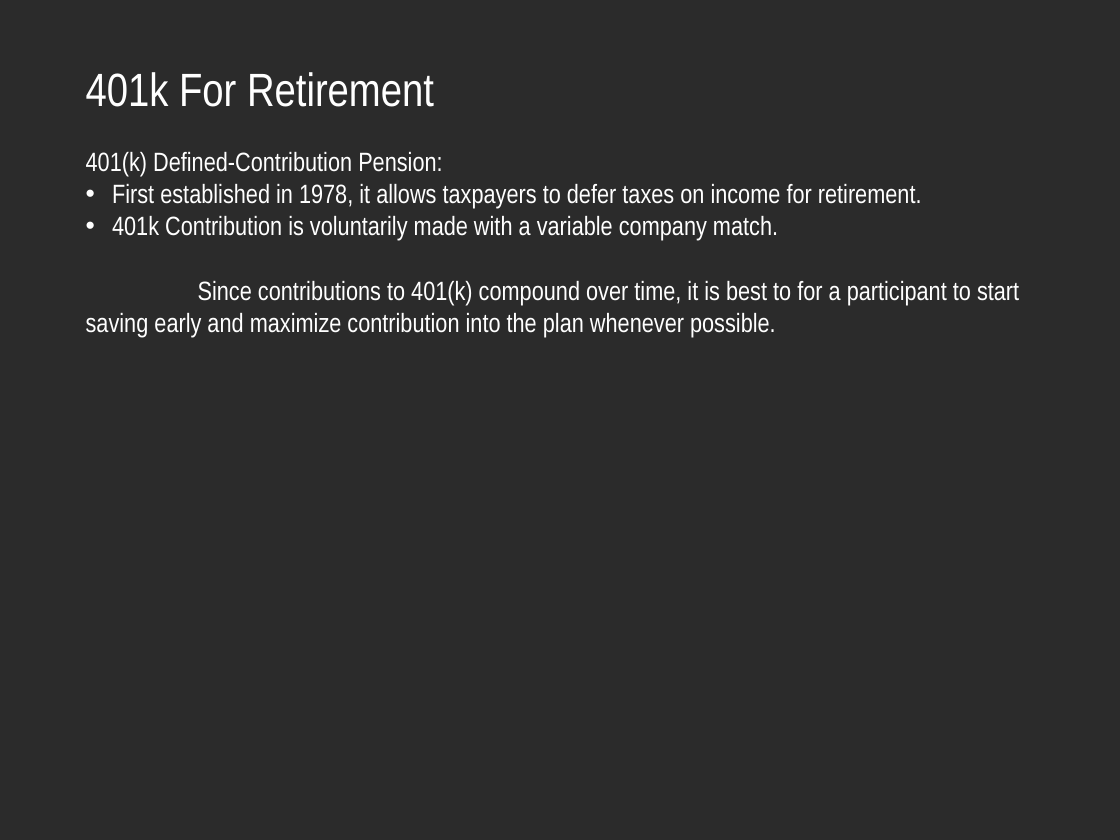
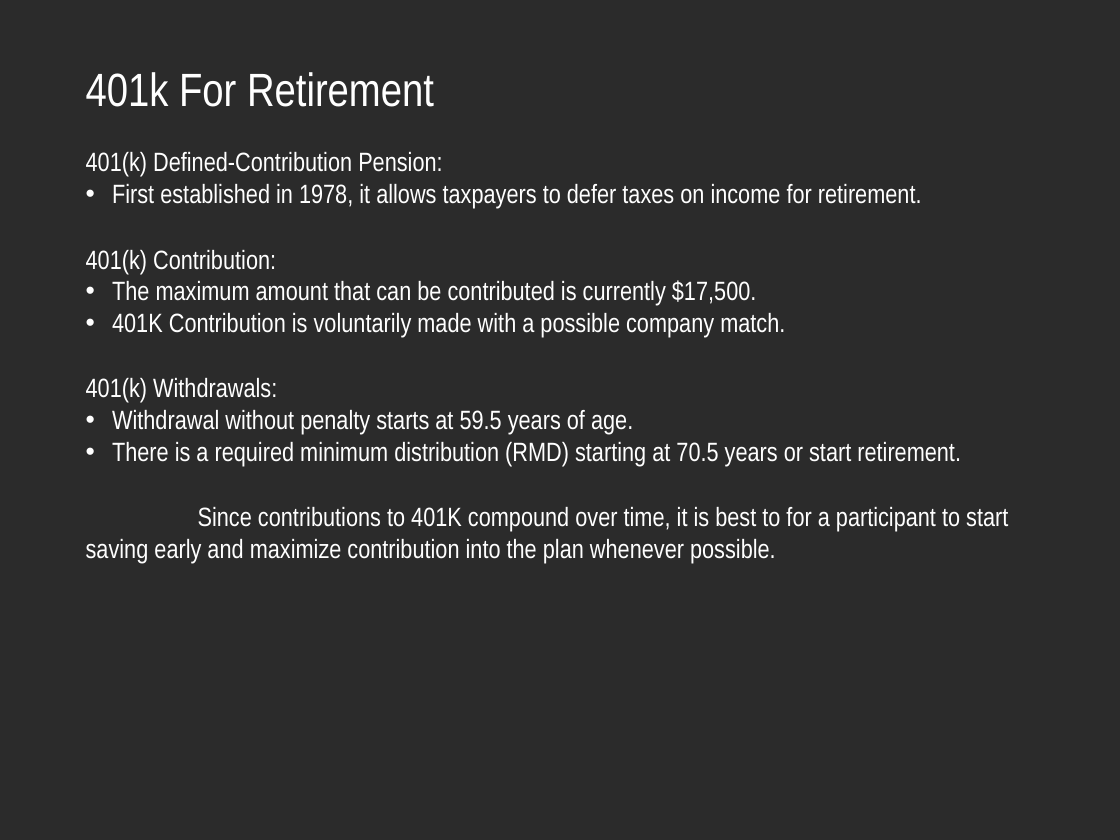
Before and after one commit to parthaban/IS_609_Group_Project, a slide deck: slide 18 of IS609-Final-Projects.pptx. Drawn at 1120x840 pixels with LibreOffice and Linux fonts; fonts in the diff are those of the drawing; background and template pictures are left out; a plain dark background stands for a picture behind light text. Boxes give left, top, right and bottom in pixels: in the first picture for what was removed or moved away, otherwise in the second. Text is boxed around its words. In the diff, an @@ line names an element or a change of style, - is before the commit and + after.

Commit message:
Retirement Slide Information

```diff
--- a/IS609-Final-Projects.pptx
+++ b/IS609-Final-Projects.pptx
@@ text at [86,250,1008,563]: text changed @@
-• 401k Contribution is voluntarily made with a variable company match.
-Since contributions to 401(k) compound over time, it is best to for a participant to start saving early and maximize contribution into the plan whenever possible.
+401(k) Contribution:
+• The maximum amount that can be contributed is currently $17,500.
+• 401K Contribution is voluntarily made with a possible company match.
+401(k) Withdrawals:
+• Withdrawal without penalty starts at 59.5 years of age.
+• There is a required minimum distribution (RMD) starting at 70.5 years or start retirement.
+Since contributions to 401K compound over time, it is best to for a participant to start saving early and maximize contribution into the plan whenever possible.
```
Also in this commit, not shown: 3 other slides changed, 1 slide added, 1 other file.
